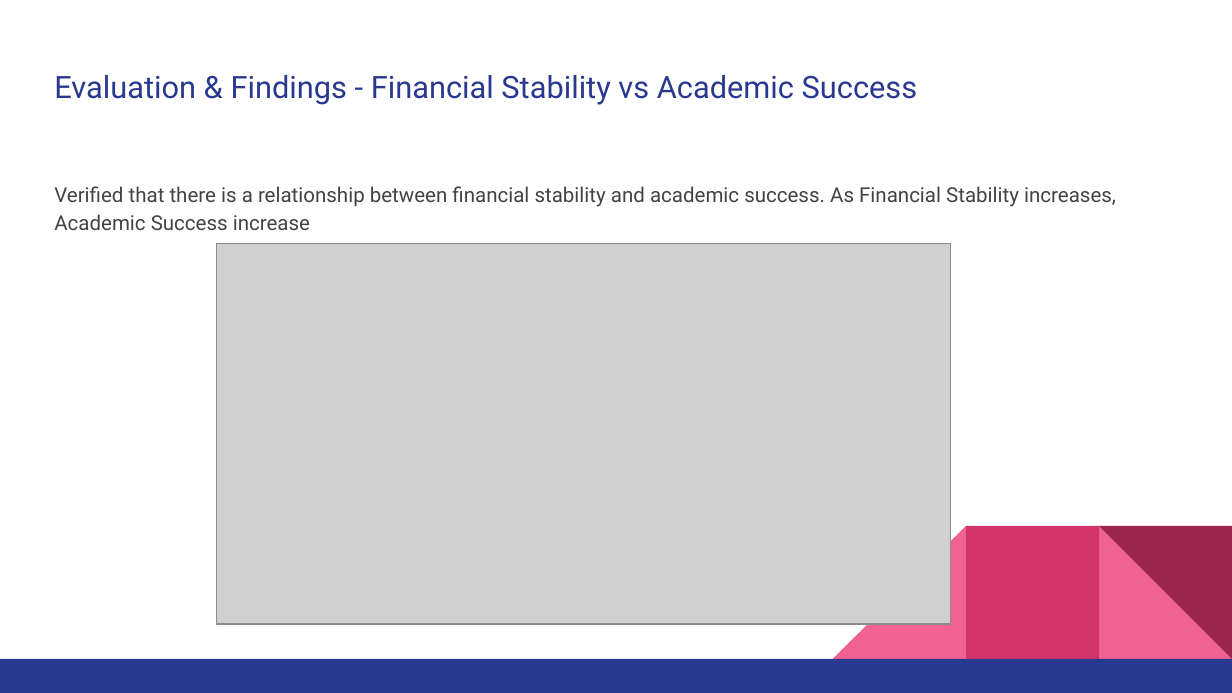
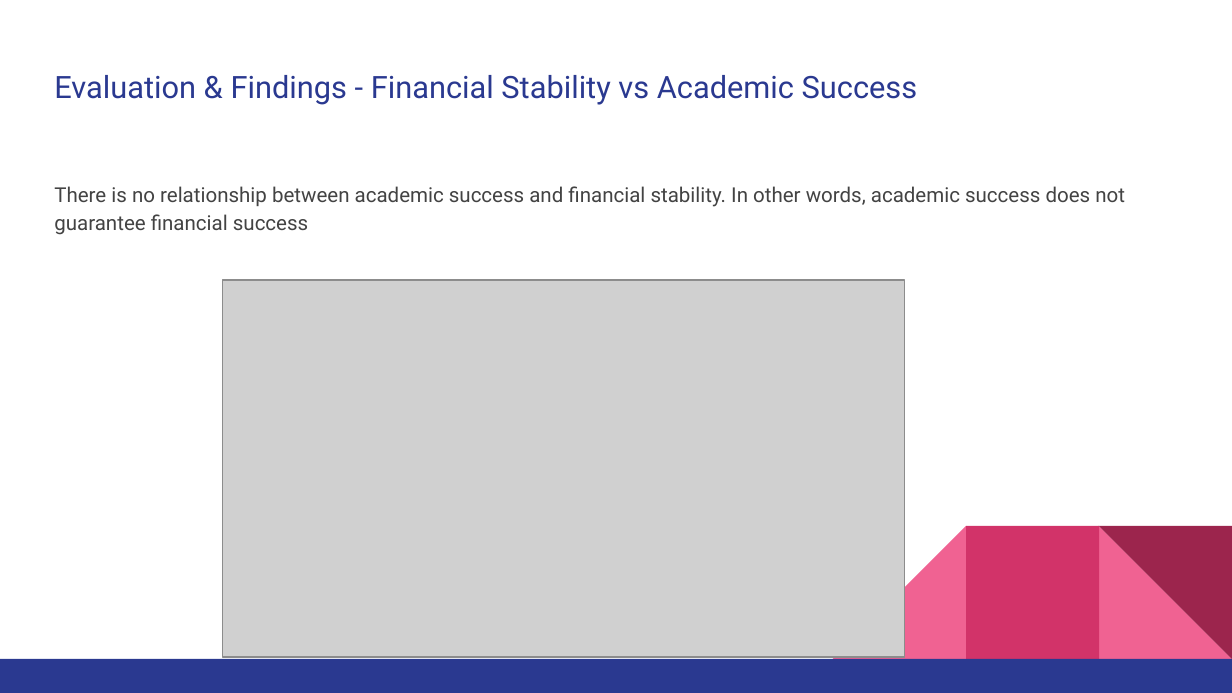
Before and after one commit to brooksrelyt/infm600, a slide deck: slide 18 of College Scorecard Analysis Project/College Selection Model Presentation.pptx (slide 17 before the commit). Drawn at 1232x693 pixels with LibreOffice and Linux fonts; fonts in the diff are those of the drawing; grey boxes stand for pictures. Boxes give left, top, right and bottom in pixels: in the first picture for what was removed or moved away, otherwise in the second. Text is boxed around its words. In the diff, an @@ line names an element or a change of style, - is before the commit and + after.

```diff
--- a/College Scorecard Analysis Project/College Selection Model Presentation.pptx
+++ b/College Scorecard Analysis Project/College Selection Model Presentation.pptx
@@ text at [54,186,1125,235]: text changed @@
-Verified that there is a relationship between financial stability and academic success. As Financial Stability increases, Academic Success increase
+There is no relationship between academic success and financial stability. In other words, academic success does not guarantee financial success
@@ picture: place and size @@
-picture at [217,244,950,625]
+picture at [223,280,906,657]
```
Also in this commit, not shown: 11 other slides changed, 5 slides added, 4 slides removed.
